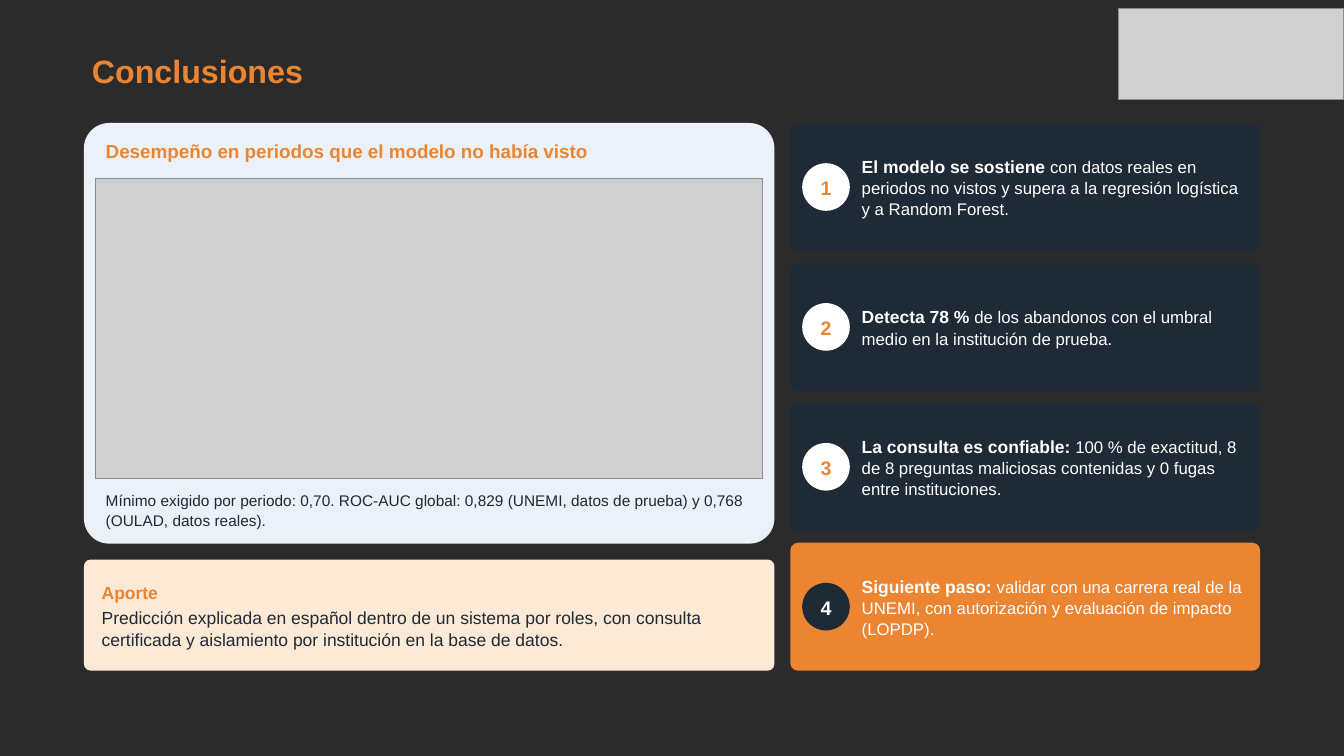
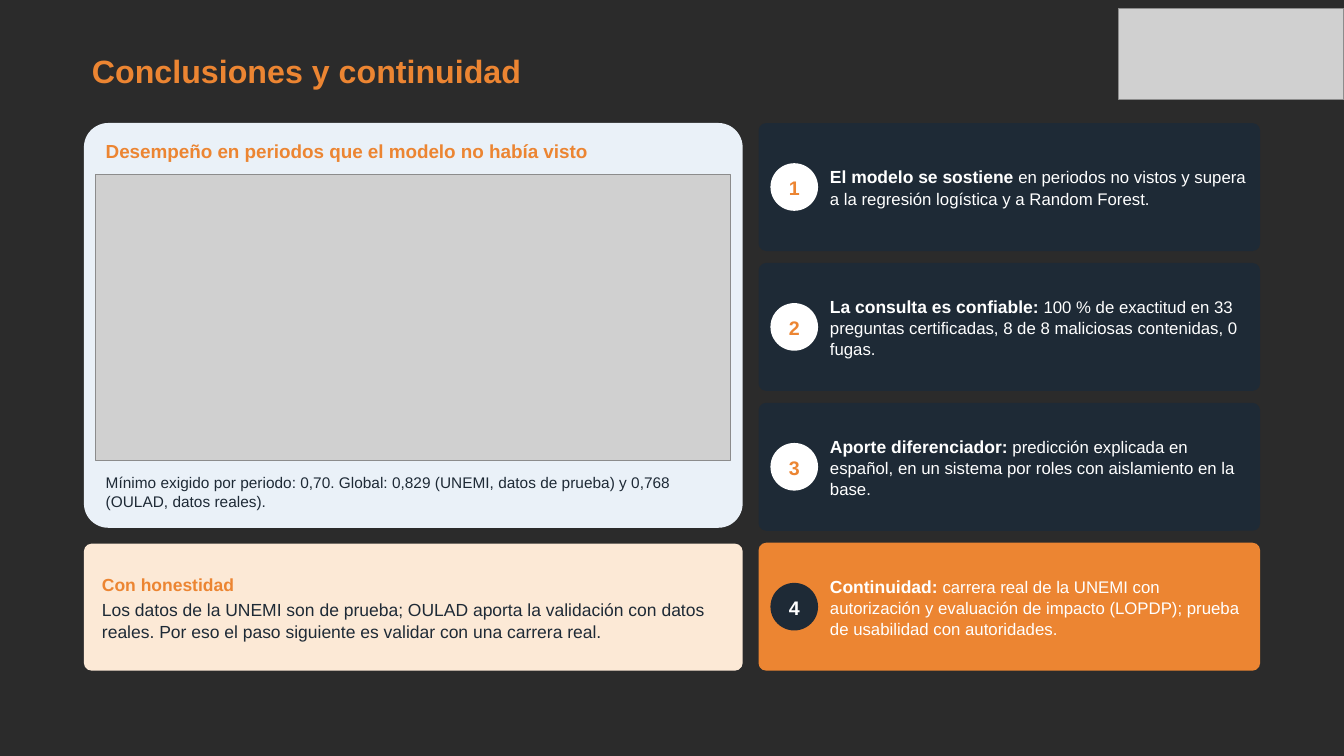
Before and after one commit to Vm199524/PROYECTO-TITULACION-MARLON-VICTOR-UNEMI, a slide deck: slide 6 of documentacion/presentacion/Sustentacion_LluilemaPisco_Victor.pptx. Drawn at 1344x756 pixels with LibreOffice and Linux fonts; fonts in the diff are those of the drawing; grey boxes stand for pictures; background and template pictures are left out; a plain dark background stands for a picture behind light text. Boxes give left, top, right and bottom in pixels: in the first picture for what was removed or moved away, otherwise in the second. Text is boxed around its words. In the diff, an @@ line names an element or a change of style, - is before the commit and + after.

```diff
--- a/documentacion/presentacion/Sustentacion_LluilemaPisco_Victor.pptx
+++ b/documentacion/presentacion/Sustentacion_LluilemaPisco_Victor.pptx
@@ text at <box>92,59,521,89</box>: text changed @@
-Conclusiones
+Conclusiones y continuidad
@@ rounded rectangle: place and size @@
-rounded rectangle at <box>84,123,774,543</box>
+rounded rectangle at <box>84,123,743,528</box>
@@ rounded rectangle: place and size @@
-rounded rectangle at <box>790,123,1260,251</box>
+rounded rectangle at <box>759,123,1261,251</box>
@@ picture: place and size @@
-picture at <box>96,178,762,479</box>
+picture at <box>96,174,731,460</box>
@@ text at <box>830,170,1245,209</box>: text changed @@
-El modelo se sostiene con datos reales en periodos no vistos y supera a la regresión logística y a Random Forest.
+El modelo se sostiene en periodos no vistos y supera a la regresión logística y a Random Forest.
@@ rounded rectangle: place and size @@
-rounded rectangle at <box>790,263,1260,391</box>
+rounded rectangle at <box>759,263,1261,391</box>
@@ text at <box>830,300,1237,359</box>: text changed @@
-Detecta 78 % de los abandonos con el umbral medio en la institución de prueba.
+La consulta es confiable: 100 % de exactitud en 33 preguntas certificadas, 8 de 8 maliciosas contenidas, 0 fugas.
@@ rounded rectangle: place and size @@
-rounded rectangle at <box>790,403,1260,531</box>
+rounded rectangle at <box>759,403,1261,531</box>
@@ text at <box>830,440,1234,495</box>: text changed @@
-La consulta es confiable: 100 % de exactitud, 8 de 8 preguntas maliciosas contenidas y 0 fugas entre instituciones.
+Aporte diferenciador: predicción explicada en español, en un sistema por roles con aislamiento en la base.
@@ text at <box>106,476,670,510</box>: text changed @@
-Mínimo exigido por periodo: 0,70. ROC-AUC global: 0,829 (UNEMI, datos de prueba) y 0,768 (OULAD, datos reales).
+Mínimo exigido por periodo: 0,70. Global: 0,829 (UNEMI, datos de prueba) y 0,768 (OULAD, datos reales).
@@ rounded rectangle "Con honestidad": place and size @@
-rounded rectangle "Con honestidad" at <box>84,560,774,670</box>
+rounded rectangle "Con honestidad" at <box>84,543,743,670</box>
@@ rounded rectangle: place and size @@
-rounded rectangle at <box>790,542,1260,670</box>
+rounded rectangle at <box>759,542,1261,670</box>
@@ text in rounded rectangle at <box>102,578,705,642</box>: text changed @@
-Aporte
-Predicción explicada en español dentro de un sistema por roles, con consulta certificada y aislamiento por institución en la base de datos.
+Con honestidad
+Los datos de la UNEMI son de prueba; OULAD aporta la validación con datos reales. Por eso el paso siguiente es validar con una carrera real.
@@ 4 ellipses: place and size @@
-4 ellipses at <box>803,163,850,630</box>
+4 ellipses at <box>770,163,818,630</box>
@@ text at <box>830,580,1239,635</box>: text changed @@
-Siguiente paso: validar con una carrera real de la UNEMI, con autorización y evaluación de impacto (LOPDP).
+Continuidad: carrera real de la UNEMI con autorización y evaluación de impacto (LOPDP); prueba de usabilidad con autoridades.
```
Also in this commit, not shown: 4 other slides changed, 6 other files.
